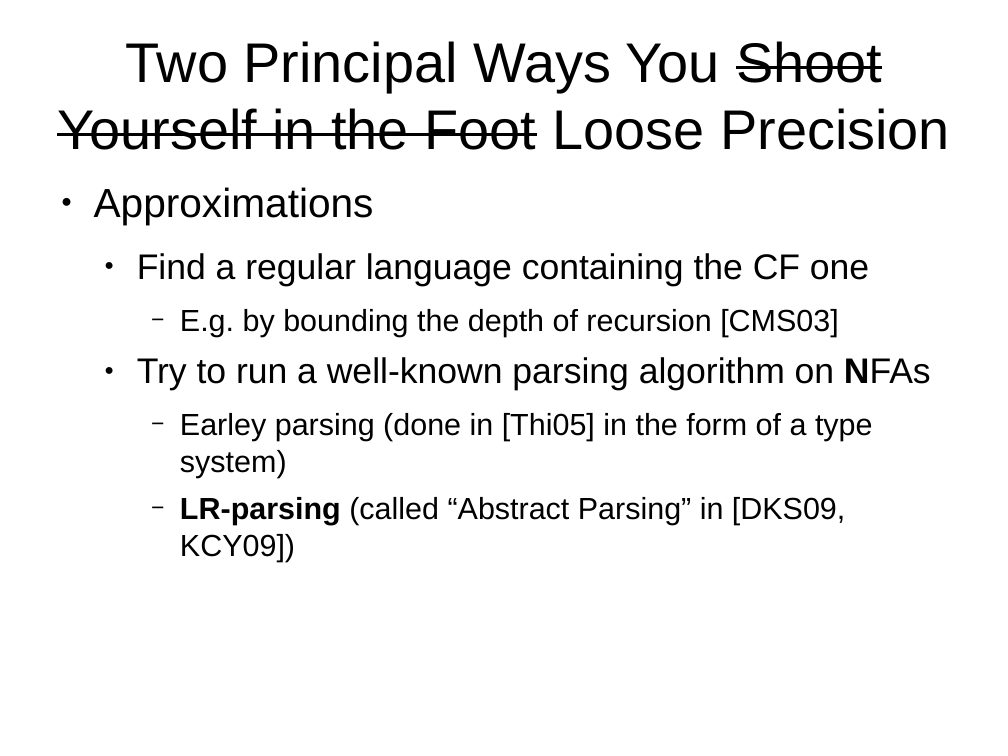
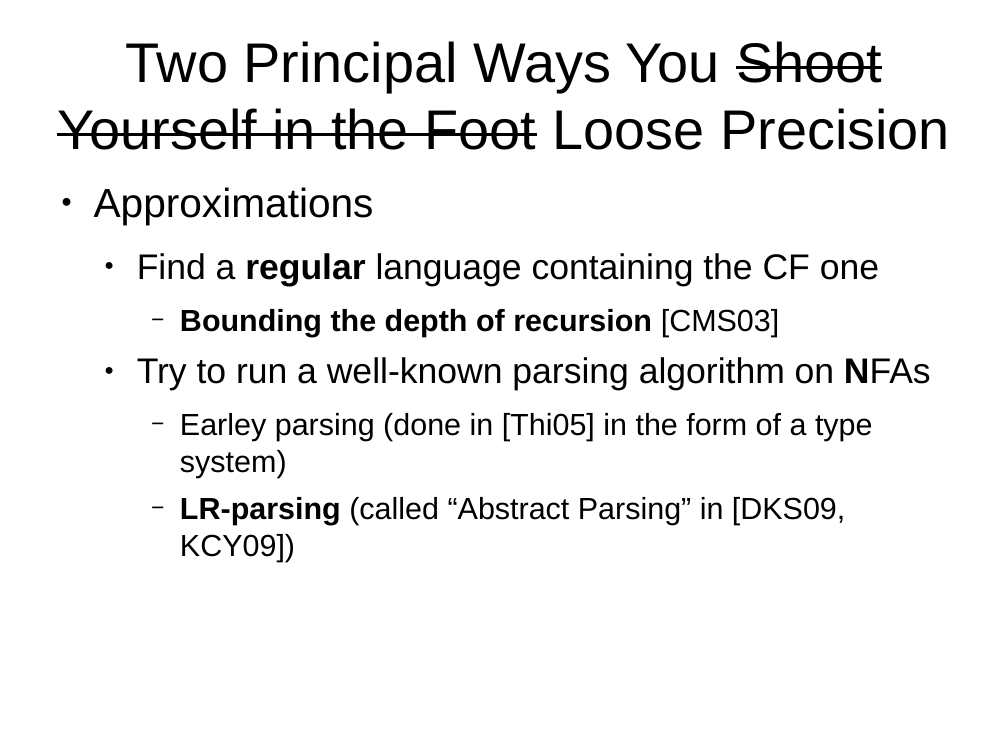
Before and after one commit to abreslav-from-google-code/abreslav, a slide deck: slide 22 of work/PL_Seminar/breslav_abstract_parsing.odp (slide 23 before the commit). Drawn at 1008x756 pixels with LibreOffice and Linux fonts; fonts in the diff are those of the drawing. Boxes give left, top, right and bottom in pixels: in the first picture for what was removed or moved away, otherwise in the second. Text is boxed around its words. In the diff, an @@ line names an element or a change of style, - is before the commit and + after.

```diff
--- a/work/PL_Seminar/breslav_abstract_parsing.odp
+++ b/work/PL_Seminar/breslav_abstract_parsing.odp
@@ text at box(137, 253, 879, 286): bold on in "regular" @@
@@ text at box(180, 309, 780, 337): text changed; bold on @@
-    − E.g. by bounding the depth of recursion [CMS03]
+    − Bounding the depth of recursion [CMS03]
```
Also in this commit, not shown: 13 other slides changed, 14 slides added, 2 slides removed.
